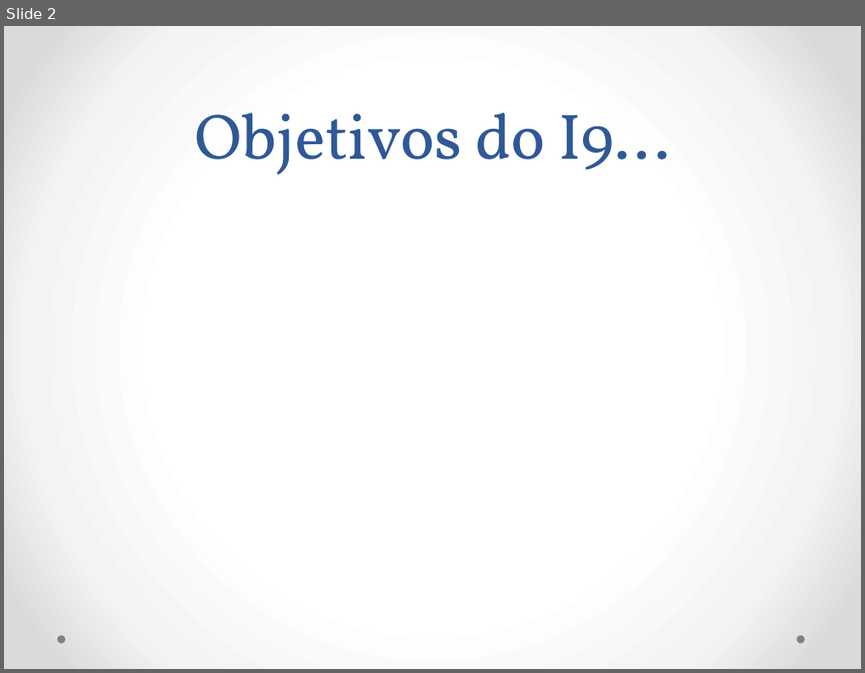
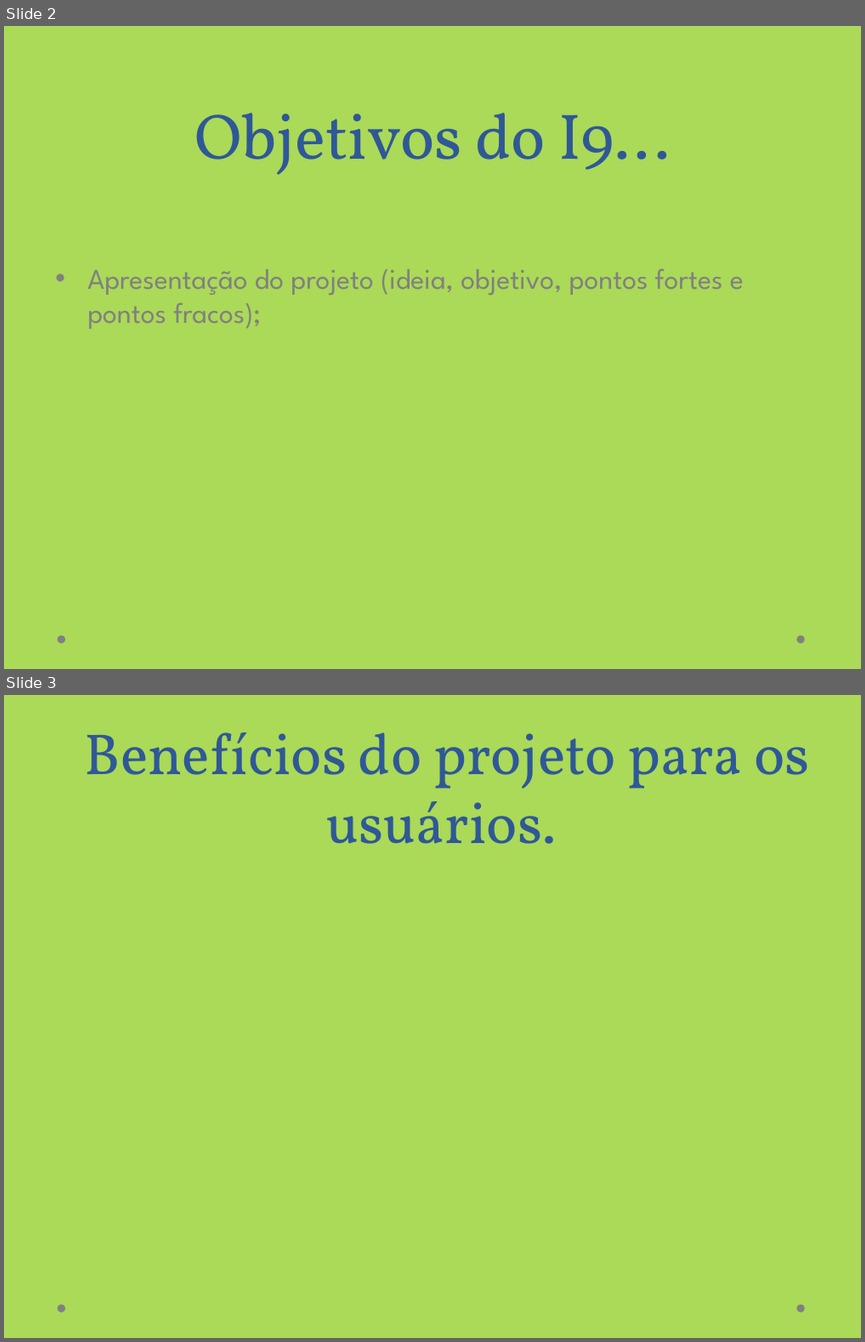
Before and after one commit to ArianeBarros/Projeto-Inova, a slide deck: Projeto I9.pptx. Shown one above the other, each under a label of ours: slide 2 before the commit, slides 2 and 3 after it. The pictures are 865x673 and 865x1342 pixels, drawn with LibreOffice and Linux fonts; fonts in the diff are those of the drawing. Boxes give left, top, right and bottom in pixels: in the first picture for what was removed or moved away, otherwise in the second. Text is boxed around its words. In the diff, an @@ line names an element or a change of style, - is before the commit and + after.

```diff
--- a/Projeto I9.pptx
+++ b/Projeto I9.pptx
@@ slide 3 added at bbox=[4, 695, 861, 1338], background #ABD958; not listed: 2 template elements that a slide beside it also shows @@
@@ title added at bbox=[85, 732, 809, 844], 48.6 pt, text #2F5897 @@
+Benefícios do projeto para os usuários.
@@ slide 2 changed as well @@
@@ background gradient #FFFFFF to #F4F4F4 to #DADADA to #ABD958 @@
@@ text added at bbox=[87, 268, 744, 329], 24 pt, text #808080 @@
+• Apresentação do projeto (ideia, objetivo, pontos fortes e pontos fracos);
```
Also in this commit, not shown: 1 other slide changed, 1 slide removed, 1 other file.
